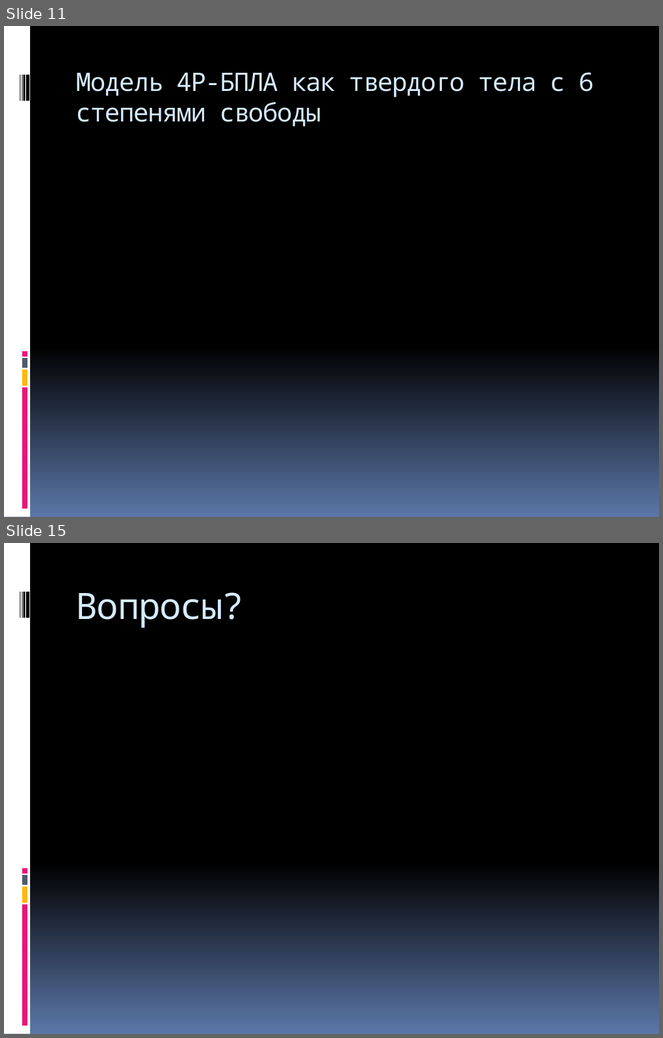
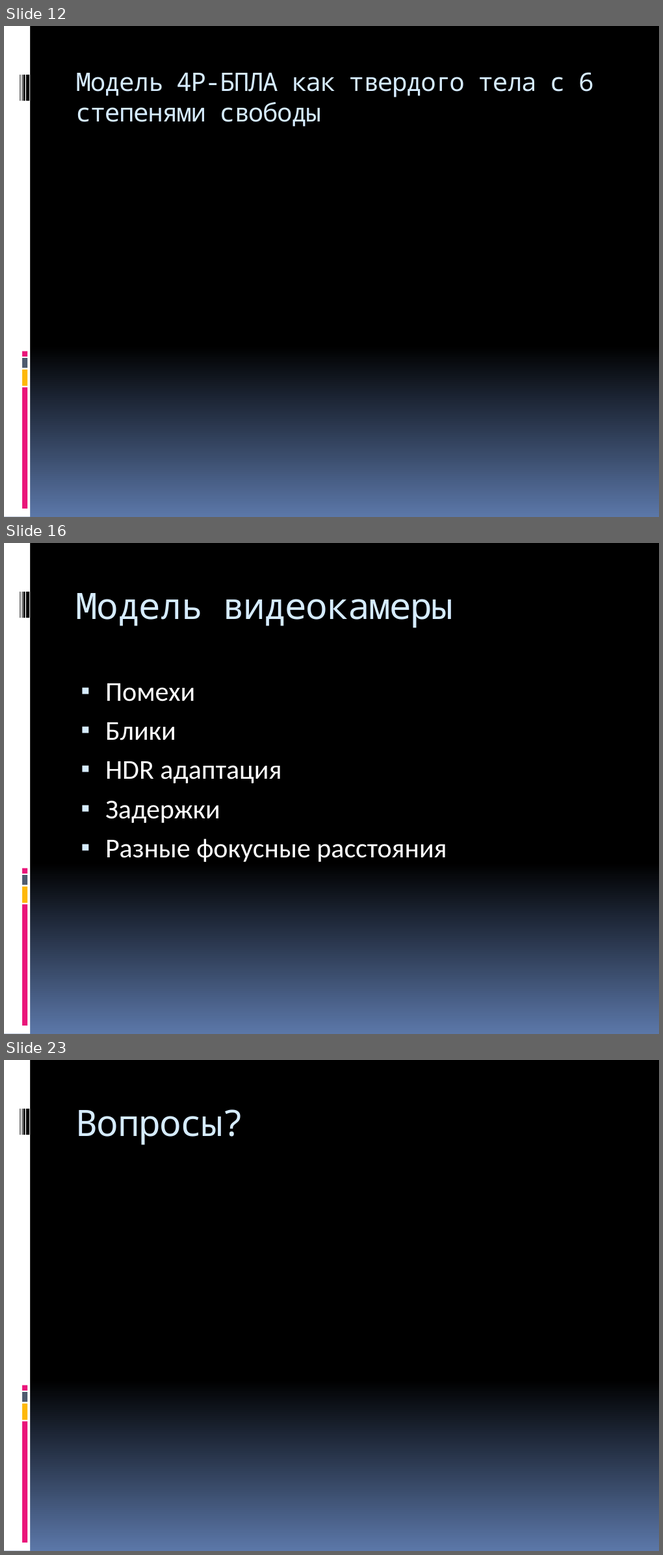
Before and after one commit to yaceq/quadro-xds, a slide deck: Docs/Medias2012.pptx. Shown one above the other, each under a label of ours: slides 11 and 15 before the commit, slides 12, 16 and 23 after it; the slides between them are not shown. The pictures are 663x1038 and 663x1555 pixels, drawn with LibreOffice and Linux fonts; fonts in the diff are those of the drawing. Boxes give left, top, right and bottom in pixels: in the first picture for what was removed or moved away, otherwise in the second. Text is boxed around its words. In the diff, an @@ line names an element or a change of style, - is before the commit and + after.

```diff
--- a/Docs/Medias2012.pptx
+++ b/Docs/Medias2012.pptx
@@ slide 16 added at [4,543,659,1034], background gradient #000000 to #5B77A8; not listed: 9 template elements that a slide beside it also shows @@
@@ title added at [76,593,453,628], 40 pt, text #D6ECFF @@
+Модель видеокамеры
@@ text added at [105,683,447,862], 30 pt, text #FFFFFF @@
+▪ Помехи
+▪ Блики
+▪ HDR адаптация
+▪ Задержки
+▪ Разные фокусные расстояния
@@ what was slide 11 is now slide 12 @@
@@ what was slide 15 is now slide 23 @@
```
Also in this commit, not shown: 2 slides changed, 8 other slides added, 1 slide removed, 1 other file.
